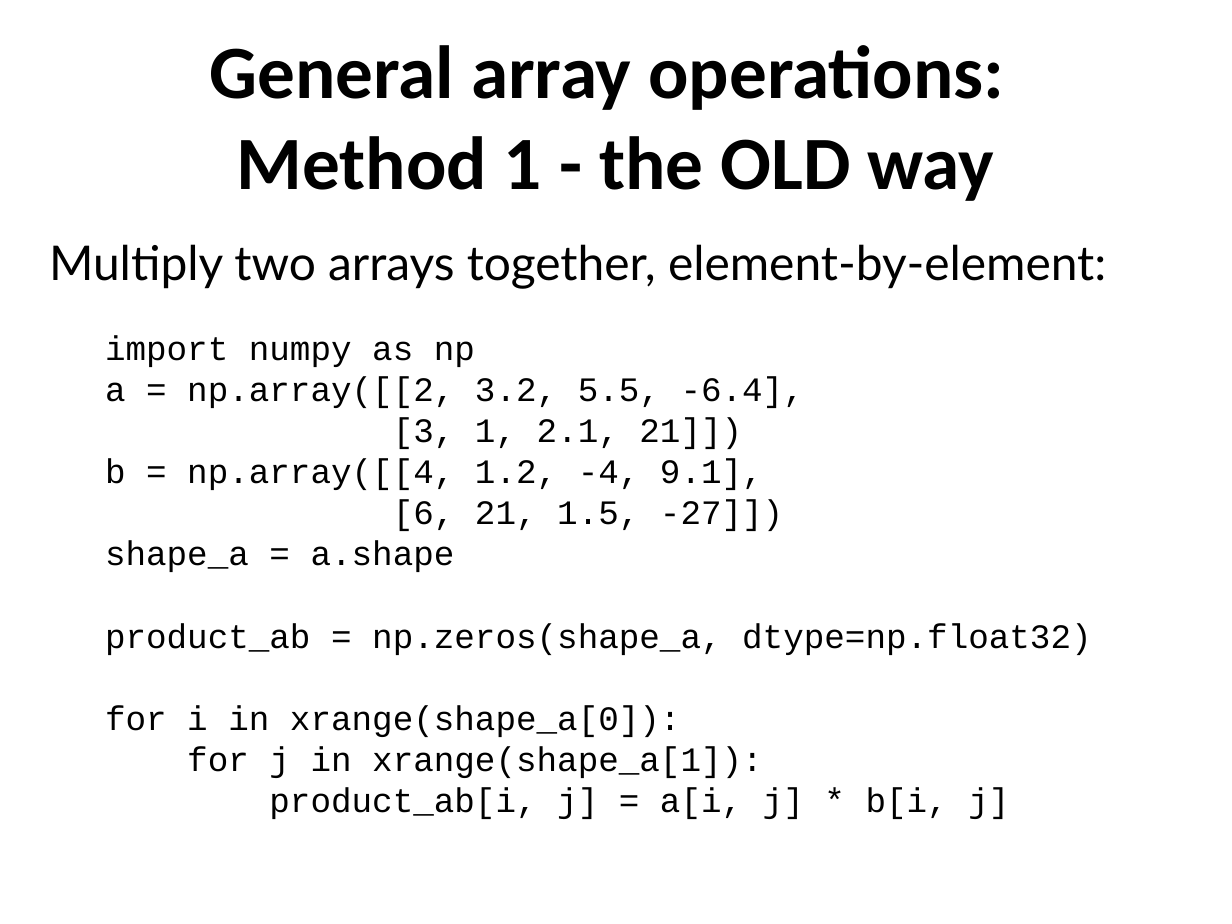
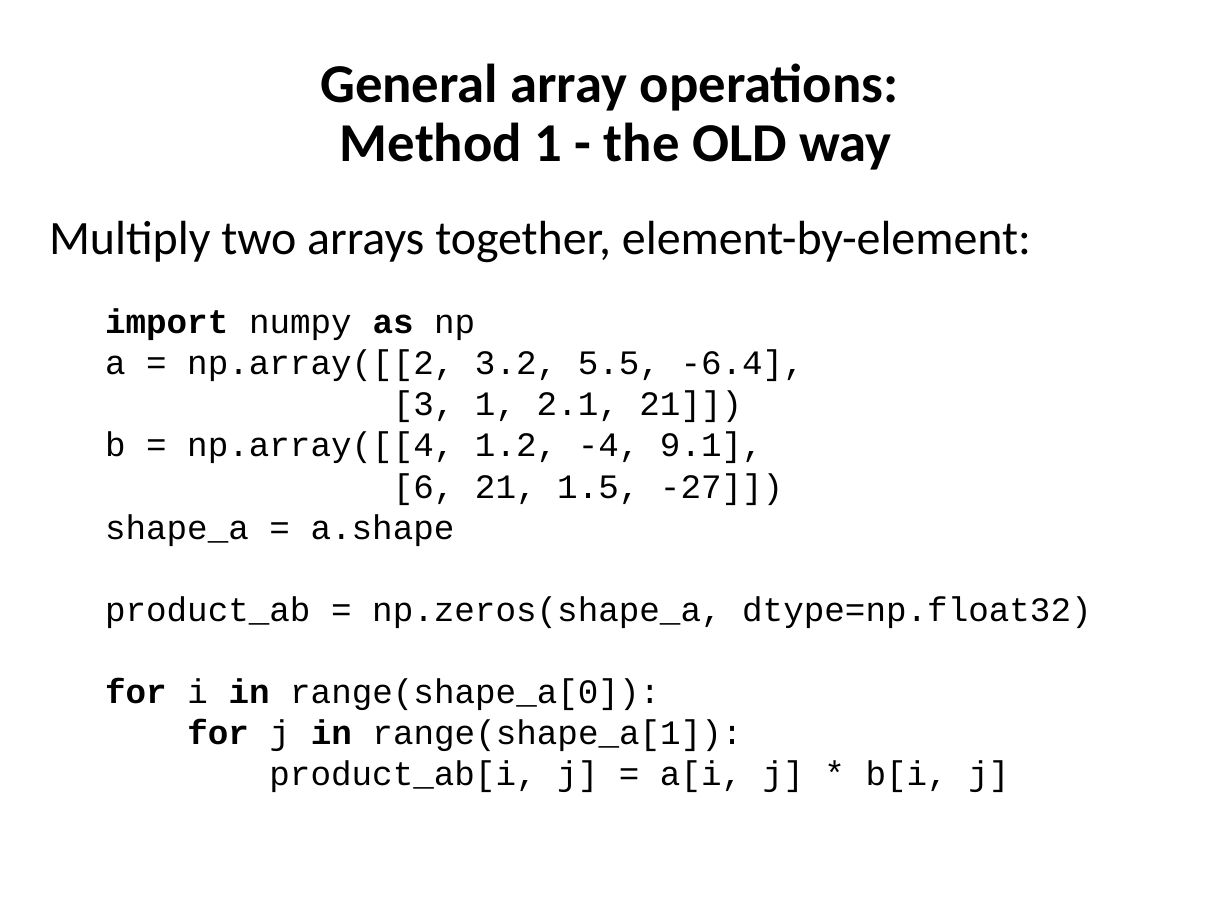
Before and after one commit to ncasuk/ncas-isc, a slide deck: slide 19 of python/presentations/handling_arrays/numpy.ppt (slide 20 before the commit). Drawn at 1232x924 pixels with LibreOffice and Linux fonts; fonts in the diff are those of the drawing; background and template pictures are left out. Boxes give left, top, right and bottom in pixels: in the first picture for what was removed or moved away, otherwise in the second. Text is boxed around its words. In the diff, an @@ line names an element or a change of style, - is before the commit and + after.

Commit message:
Finished and checked numpy presentation

```diff
--- a/python/presentations/handling_arrays/numpy.ppt
+++ b/python/presentations/handling_arrays/numpy.ppt
@@ title "General array operations: Method 1 ..." at (320, 63, 899, 170): size 44 to 32 pt; line spacing 1 to 0.9 @@
@@ text "Multiply two arrays together, element-by-element:": place and size @@
-text "Multiply two arrays together, element-by-element:" at (49, 244, 1106, 289)
+text "Multiply two arrays together, element-by-element:" at (49, 220, 1031, 263)
@@ text "Multiply two arrays together, element-by-element:" at (49, 220, 1031, 263): font Lato to Calibri @@
@@ text "import numpy as np": place and size @@
-text "import numpy as np" at (105, 335, 1091, 819)
+text "import numpy as np" at (105, 308, 1091, 792)
@@ text at (105, 308, 475, 340): bold on in "import as" @@
@@ text at (105, 678, 742, 751): text changed @@
-for i in xrange(shape_a[0]):
-for j in xrange(shape_a[1]):
+for i in range(shape_a[0]):
+for j in range(shape_a[1]):
```
Also in this commit, not shown: 35 other slides changed, 1 slide removed.
